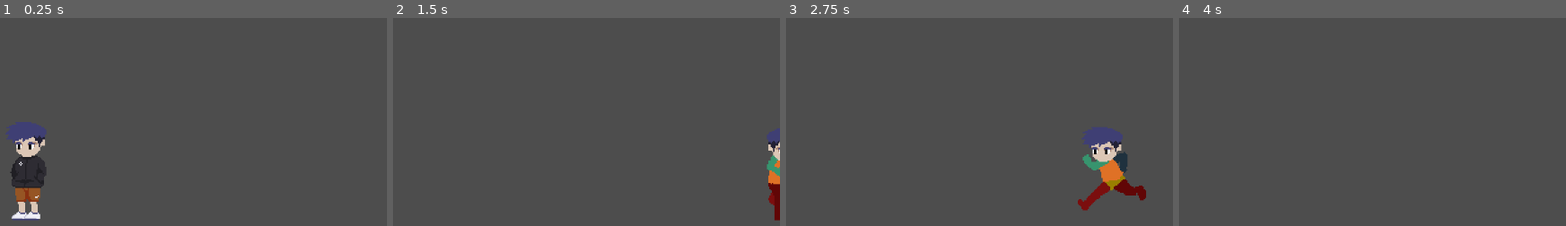
Above: before the commit, frames 1-4 (left to right).
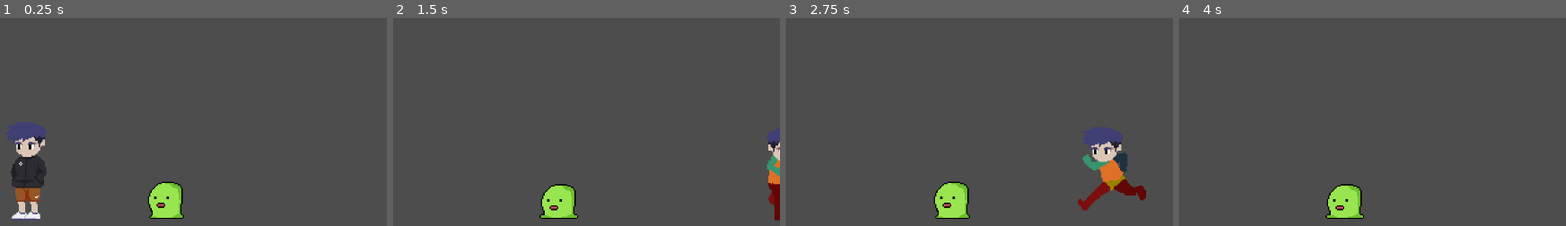
Above: after the commit, the same moments.

Repository: garlandkhuu/2d-platformer
Game: Godot game, scene res://scenes/game.tscn
Two runs of this game, one before a commit and one after it. Both use one fixed random seed, a clock stepped at 60 frames per second and the inputs below.
Inputs:
- Up to frame 1 (0.25 s): no input
- Up to frame 2 (1.5 s): tap Enter (ui_accept) at 0.5, 0.77 s; hold Right (ui_right) from 0.53 s (still down)
- Up to frame 3 (2.75 s): tap Enter (ui_accept) at 1.52 s; release Right (ui_right) at 2.03 s; hold Left (ui_left) from 2.03 s (still down)
- Up to frame 4 (4 s): release Left (ui_left) at 2.78 s; hold Right (ui_right) from 2.78 s (still down); tap Enter (ui_accept) at 3.02, 3.77 s

The runs differ from the first frame. In frame 1, 1.4% of the frame differs, in the area x 38-48%, y 78-97%; in frame 2, 1.4%; in frame 3, 1.4%; in frame 4, 1.4%.

Commit message:
Added temp sprite files

Diff:
--- a/scenes/game.tscn
+++ b/scenes/game.tscn
@@ -1,8 +1,87 @@
-[gd_scene load_steps=3 format=3 uid="uid://cxa3if5q4n7lu"]
+[gd_scene load_steps=15 format=3 uid="uid://cxa3if5q4n7lu"]
 
 [ext_resource type="PackedScene" uid="uid://ckxq7aityc76u" path="res://scenes/player.tscn" id="1_xxwhn"]
+[ext_resource type="Texture2D" uid="uid://dggh5fv3vc71c" path="res://assets/temp_enemy_idle.png" id="2_yqjtg"]
 
 [sub_resource type="WorldBoundaryShape2D" id="WorldBoundaryShape2D_icesg"]
+
+[sub_resource type="AtlasTexture" id="AtlasTexture_lnu2h"]
+atlas = ExtResource("2_yqjtg")
+region = Rect2(0, 0, 32, 32)
+
+[sub_resource type="AtlasTexture" id="AtlasTexture_lbhrr"]
+atlas = ExtResource("2_yqjtg")
+region = Rect2(32, 0, 32, 32)
+
+[sub_resource type="AtlasTexture" id="AtlasTexture_iywne"]
+atlas = ExtResource("2_yqjtg")
+region = Rect2(64, 0, 32, 32)
+
+[sub_resource type="AtlasTexture" id="AtlasTexture_p57ef"]
+atlas = ExtResource("2_yqjtg")
+region = Rect2(96, 0, 32, 32)
+
+[sub_resource type="AtlasTexture" id="AtlasTexture_u5sy4"]
+atlas = ExtResource("2_yqjtg")
+region = Rect2(128, 0, 32, 32)
+
+[sub_resource type="AtlasTexture" id="AtlasTexture_gee14"]
+atlas = ExtResource("2_yqjtg")
+region = Rect2(160, 0, 32, 32)
+
+[sub_resource type="AtlasTexture" id="AtlasTexture_0tnpc"]
+atlas = ExtResource("2_yqjtg")
+region = Rect2(192, 0, 32, 32)
+
+[sub_resource type="AtlasTexture" id="AtlasTexture_vtaks"]
+atlas = ExtResource("2_yqjtg")
+region = Rect2(224, 0, 32, 32)
+
+[sub_resource type="AtlasTexture" id="AtlasTexture_kvpfn"]
+atlas = ExtResource("2_yqjtg")
+region = Rect2(256, 0, 32, 32)
+
+[sub_resource type="AtlasTexture" id="AtlasTexture_dinhu"]
+atlas = ExtResource("2_yqjtg")
+region = Rect2(288, 0, 32, 32)
+
+[sub_resource type="SpriteFrames" id="SpriteFrames_kvuet"]
+animations = [{
+"frames": [{
+"duration": 1.0,
+"texture": SubResource("AtlasTexture_lnu2h")
+}, {
+"duration": 1.0,
+"texture": SubResource("AtlasTexture_lbhrr")
+}, {
+"duration": 1.0,
+"texture": SubResource("AtlasTexture_iywne")
+}, {
+"duration": 1.0,
+"texture": SubResource("AtlasTexture_p57ef")
+}, {
+"duration": 1.0,
+"texture": SubResource("AtlasTexture_u5sy4")
+}, {
+"duration": 1.0,
+"texture": SubResource("AtlasTexture_gee14")
+}, {
+"duration": 1.0,
+"texture": SubResource("AtlasTexture_0tnpc")
+}, {
+"duration": 1.0,
+"texture": SubResource("AtlasTexture_vtaks")
+}, {
+"duration": 1.0,
+"texture": SubResource("AtlasTexture_kvpfn")
+}, {
+"duration": 1.0,
+"texture": SubResource("AtlasTexture_dinhu")
+}],
+"loop": true,
+"name": &"idle",
+"speed": 12.0
+}]
 
 [node name="Game" type="Node2D"]
 
@@ -17,3 +96,11 @@
 
 [node name="CollisionShape2D" type="CollisionShape2D" parent="StaticBody2D"]
 shape = SubResource("WorldBoundaryShape2D_icesg")
+
+[node name="AnimatedSprite2D" type="AnimatedSprite2D" parent="."]
+position = Vector2(110, -15)
+sprite_frames = SubResource("SpriteFrames_kvuet")
+animation = &"idle"
+autoplay = "idle"
+frame = 8
+frame_progress = 0.0841959
Binary file added: assets/Asset Project Files/temp_enemy.aseprite
Binary file added: assets/temp_enemy_idle.png
Not shown, added: assets/temp_enemy_idle.png.import
